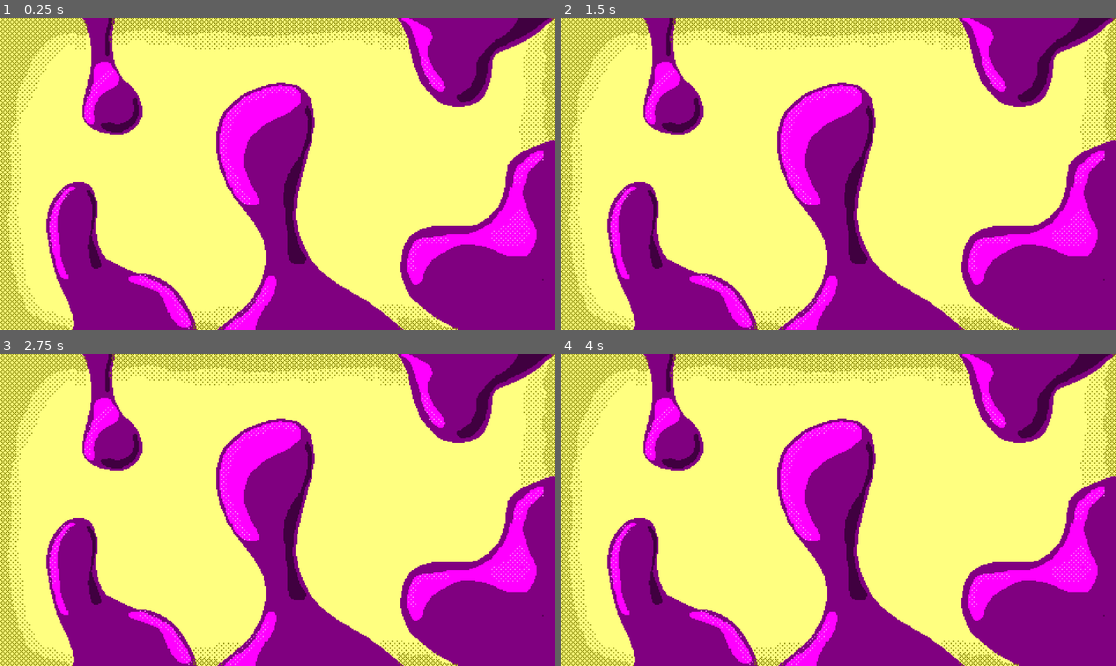
Above: before the commit, frames 1-4 (two rows, left to right).
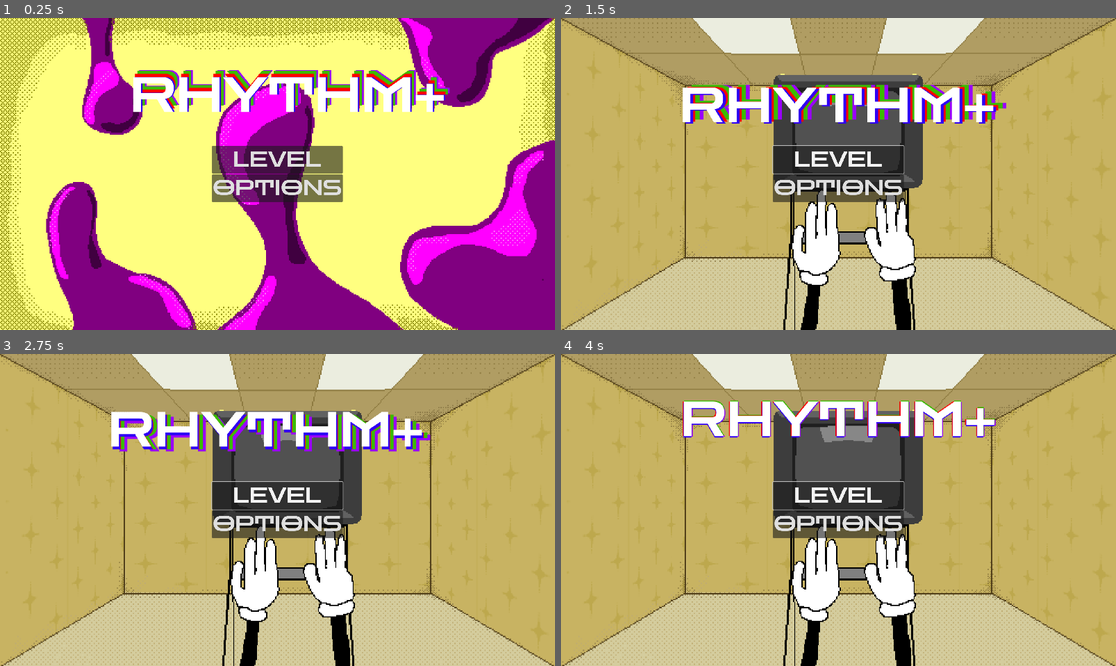
Above: after the commit, the same moments.

Repository: mjholder/rhythm-game
Game: Godot game, scene res://scenes/main.tscn
Same seed, same stepped clock (60 frames per second), same inputs: the game is played once before the commit and once after it. Sound files missing from this copy of the repository are replaced by a short silence.
Inputs (mouse positions are in pixels of both pictures, inside the frame that each line leads up to):
- Up to frame 1 (0.25 s): no input
- Up to frame 2 (1.5 s): click (838, 158) at 0.5 s, where only the run after the commit has a clickable "LEVEL"; click (838, 158) at 1.25 s, where only the run after the commit has a clickable "LEVEL"
- Up to frame 3 (2.75 s): click (277, 494) at 2 s, where only the run after the commit has a clickable "LEVEL"
- Up to frame 4 (4 s): hold Space (action) 2.78-3.53 s; tap Space (action) at 3.6 s

The runs differ from the first frame. In frame 1, 9.1% of the frame differs, in the area x 23-82%, y 16-60%; in frame 2, 100%; in frame 3, 100%; in frame 4, 100%, in the area x 0-100%, y 0-100%.

Commit message:
clicking works now

Diff:
--- a/scenes/clap_level.tscn
+++ b/scenes/clap_level.tscn
@@ -1,8 +1,67 @@
-[gd_scene load_steps=12 format=3 uid="uid://g0tyjwovx83a"]
+[gd_scene load_steps=22 format=3 uid="uid://g0tyjwovx83a"]
 
 [ext_resource type="Script" uid="uid://cagaabpccidbo" path="res://scripts/clap_level.gd" id="1_n53aj"]
 [ext_resource type="Texture2D" uid="uid://b4gdviuhocvxk" path="res://assets/sprites/level-1.png" id="2_nbl3j"]
 [ext_resource type="Texture2D" uid="uid://byqi7tj18d06n" path="res://assets/sprites/clap-hands.png" id="3_n53aj"]
+[ext_resource type="AudioStream" uid="uid://dmfh8jghtjnmf" path="res://assets/sound/clap-song.mp3" id="4_4585l"]
+[ext_resource type="Texture2D" uid="uid://lptdur68gcji" path="res://assets/sprites/tv.png" id="4_p4yh8"]
+
+[sub_resource type="AtlasTexture" id="AtlasTexture_1ttpw"]
+atlas = ExtResource("4_p4yh8")
+region = Rect2(0, 0, 270, 270)
+
+[sub_resource type="AtlasTexture" id="AtlasTexture_yv1gb"]
+atlas = ExtResource("4_p4yh8")
+region = Rect2(270, 0, 270, 270)
+
+[sub_resource type="AtlasTexture" id="AtlasTexture_jdapa"]
+atlas = ExtResource("4_p4yh8")
+region = Rect2(540, 0, 270, 270)
+
+[sub_resource type="AtlasTexture" id="AtlasTexture_wikar"]
+atlas = ExtResource("4_p4yh8")
+region = Rect2(810, 0, 270, 270)
+
+[sub_resource type="AtlasTexture" id="AtlasTexture_cdcir"]
+atlas = ExtResource("4_p4yh8")
+region = Rect2(1080, 0, 270, 270)
+
+[sub_resource type="AtlasTexture" id="AtlasTexture_1l52y"]
+atlas = ExtResource("4_p4yh8")
+region = Rect2(1350, 0, 270, 270)
+
+[sub_resource type="AtlasTexture" id="AtlasTexture_yk6f7"]
+atlas = ExtResource("4_p4yh8")
+region = Rect2(1620, 0, 270, 270)
+
+[sub_resource type="SpriteFrames" id="SpriteFrames_4585l"]
+animations = [{
+"frames": [{
+"duration": 1.0,
+"texture": SubResource("AtlasTexture_1ttpw")
+}, {
+"duration": 1.0,
+"texture": SubResource("AtlasTexture_yv1gb")
+}, {
+"duration": 1.0,
+"texture": SubResource("AtlasTexture_jdapa")
+}, {
+"duration": 1.0,
+"texture": SubResource("AtlasTexture_wikar")
+}, {
+"duration": 1.0,
+"texture": SubResource("AtlasTexture_cdcir")
+}, {
+"duration": 1.0,
+"texture": SubResource("AtlasTexture_1l52y")
+}, {
+"duration": 1.0,
+"texture": SubResource("AtlasTexture_yk6f7")
+}],
+"loop": true,
+"name": &"default",
+"speed": 5.0
+}]
 
 [sub_resource type="AtlasTexture" id="AtlasTexture_n53aj"]
 atlas = ExtResource("3_n53aj")
@@ -66,14 +125,15 @@
 "speed": 5.0
 }]
 
-[node name="clap-level" type="Node2D" node_paths=PackedStringArray("clap_hands")]
+[node name="clap-level" type="Node2D" node_paths=PackedStringArray("clap_hands", "song_player")]
 script = ExtResource("1_n53aj")
-clap_hands = NodePath("CanvasLayer/AnimatedSprite2D")
+clap_hands = NodePath("CanvasLayer/PlayerHands")
+song_player = NodePath("MusicPlayer")
 metadata/_custom_type_script = "uid://broihcta7fr12"
 
 [node name="CanvasLayer" type="CanvasLayer" parent="."]
 
-[node name="TextureRect" type="TextureRect" parent="CanvasLayer"]
+[node name="Background" type="TextureRect" parent="CanvasLayer"]
 anchors_preset = 15
 anchor_right = 1.0
 anchor_bottom = 1.0
@@ -81,10 +141,18 @@
 grow_vertical = 2
 texture = ExtResource("2_nbl3j")
 
-[node name="AnimatedSprite2D" type="AnimatedSprite2D" parent="CanvasLayer"]
+[node name="TV" type="AnimatedSprite2D" parent="CanvasLayer"]
+position = Vector2(994.0001, 657)
+scale = Vector2(3.7407408, 3.7407408)
+sprite_frames = SubResource("SpriteFrames_4585l")
+
+[node name="PlayerHands" type="AnimatedSprite2D" parent="CanvasLayer"]
 position = Vector2(1020, 824)
 scale = Vector2(4, 4)
 sprite_frames = SubResource("SpriteFrames_yv1gb")
 animation = &"clap"
 frame = 6
 frame_progress = 1.0
+
+[node name="MusicPlayer" type="AudioStreamPlayer" parent="."]
+stream = ExtResource("4_4585l")
--- a/scenes/main.tscn
+++ b/scenes/main.tscn
@@ -33,14 +33,14 @@
 
 [node name="main" type="Node2D"]
 
-[node name="game-manager" type="Node2D" parent="." node_paths=PackedStringArray("current_level")]
+[node name="game-manager" type="Node2D" parent="." node_paths=PackedStringArray("level_parent", "current_level")]
 script = ExtResource("1_jyhfs")
+level_parent = NodePath("../canvas/level-parent")
 current_level = NodePath("../canvas/level-parent/main-menu-level")
 
 [node name="canvas" type="CanvasLayer" parent="."]
 
 [node name="main-menu" type="Control" parent="canvas"]
-visible = false
 layout_mode = 3
 anchors_preset = 15
 anchor_right = 1.0
@@ -55,6 +55,7 @@
 offset_top = 128.0
 offset_bottom = 128.0
 grow_horizontal = 2
+mouse_filter = 2
 script = ExtResource("1_sugp2")
 radius = 4.0
 offset = 8.0
@@ -136,8 +137,10 @@
 [node name="level-select-button" type="Button" parent="canvas/main-menu/MarginContainer/VBoxContainer"]
 layout_mode = 2
 theme = SubResource("Theme_jyhfs")
+theme_override_colors/font_pressed_color = Color(0.14509805, 0.36862746, 1, 1)
 theme_override_fonts/font = ExtResource("1_0wfyh")
 theme_override_font_sizes/font_size = 72
+action_mode = 0
 text = "LEVEL"
 
 [node name="options-button" type="Button" parent="canvas/main-menu/MarginContainer/VBoxContainer"]
@@ -147,21 +150,27 @@
 text = "OPTIONS"
 
 [node name="pause-menu" type="Control" parent="canvas"]
+visible = false
 layout_mode = 3
 anchors_preset = 15
 anchor_right = 1.0
 anchor_bottom = 1.0
 grow_horizontal = 2
 grow_vertical = 2
+mouse_filter = 2
 
 [node name="level-select" type="Control" parent="canvas"]
+visible = false
 layout_mode = 3
 anchors_preset = 15
 anchor_right = 1.0
 anchor_bottom = 1.0
 grow_horizontal = 2
 grow_vertical = 2
+mouse_filter = 2
 
 [node name="level-parent" type="Node2D" parent="canvas"]
 
 [node name="main-menu-level" parent="canvas/level-parent" instance=ExtResource("1_o5qli")]
+
+[connection signal="pressed" from="canvas/main-menu/MarginContainer/VBoxContainer/level-select-button" to="game-manager" method="_on_levelselectbutton_pressed"]
--- a/scenes/main_menu_level.tscn
+++ b/scenes/main_menu_level.tscn
@@ -15,4 +15,5 @@
 anchor_bottom = 1.0
 grow_horizontal = 2
 grow_vertical = 2
+mouse_filter = 2
 texture = ExtResource("2_pslx6")
--- a/scripts/clap_level.gd
+++ b/scripts/clap_level.gd
@@ -2,6 +2,11 @@
 class_name ClapLevel
 
 @export var clap_hands: AnimatedSprite2D
+@export var song_player: AudioStreamPlayer
+
+func play_song():
+	song_player.play()
+
 
 func on_action():
 	super.on_action()
@@ -9,3 +14,7 @@
 		clap_hands.set_frame_and_progress(1, 1.0)
 	else:
 		clap_hands.play("clap")
+		var time = song_player.get_playback_position() + AudioServer.get_time_since_last_mix()
+		# Compensate for output latency.
+		time -= AudioServer.get_output_latency()
+		print("Time is: ", time)
--- a/scripts/game_manager.gd
+++ b/scripts/game_manager.gd
@@ -1,17 +1,26 @@
 extends Node2D
 class_name GameManager
 
+@export var level_parent: Node2D
 @export var current_level: Level
 
 func _ready() -> void:
-    pass
+	current_level = level_parent.get_children()[0]
 
 func select_level(level: Level) -> void:
-    pass
+	current_level.queue_free()
+	current_level = level
+	level_parent.add_child(current_level)
+	current_level.play_song()
 
 func _process(delta: float) -> void:
-    pass
+	pass
 
 func _input(event: InputEvent) -> void:
-    if event.is_action_pressed("action"):
-        current_level.on_action()
+	if event.is_action_pressed("action"):
+		current_level.on_action()
+
+
+func _on_levelselectbutton_pressed() -> void:
+	print("levelselectbutton pressed")
+	select_level(load("res://scenes/clap_level.tscn").instantiate())
Binary file changed: assets/sprites/tv.png
